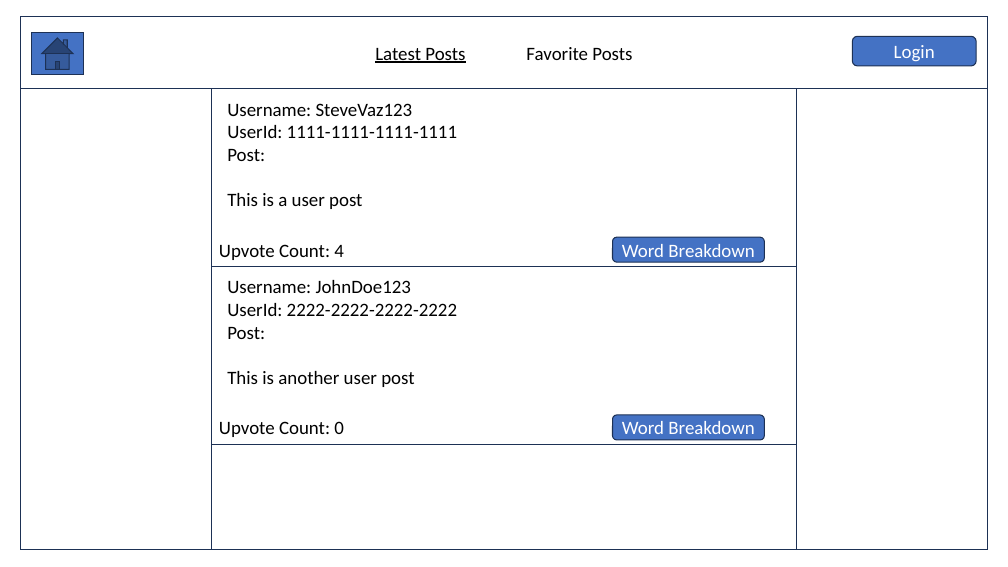
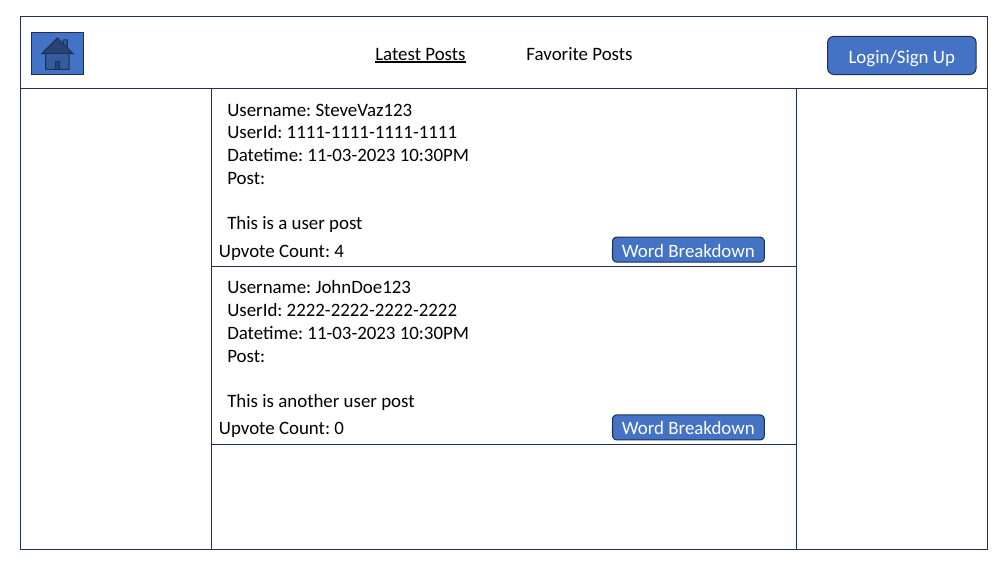
Before and after one commit to seniorscooba/Web_Programming_Final_Project, a slide deck: slide 7 of Documents/final_project_planning.pptx (slide 6 before the commit). Drawn at 1008x567 pixels with LibreOffice and Linux fonts; fonts in the diff are those of the drawing. Boxes give left, top, right and bottom in pixels: in the first picture for what was removed or moved away, otherwise in the second. Text is boxed around its words. In the diff, an @@ line names an element or a change of style, - is before the commit and + after.

```diff
--- a/Documents/final_project_planning.pptx
+++ b/Documents/final_project_planning.pptx
@@ rounded rectangle "Login/Sign Up": place and size @@
-rounded rectangle "Login/Sign Up" at <box>852,36,976,66</box>
+rounded rectangle "Login/Sign Up" at <box>828,36,977,75</box>
@@ text in rounded rectangle at <box>849,50,955,67</box>: text changed @@
-Login
+Login/Sign Up
@@ text at <box>227,148,469,161</box>: paragraph added @@
+Datetime: 11-03-2023 10:30PM
@@ text at <box>227,326,469,339</box>: paragraph added @@
+Datetime: 11-03-2023 10:30PM
```
Also in this commit, not shown: 3 other slides changed, 2 slides added, 1 other file.
